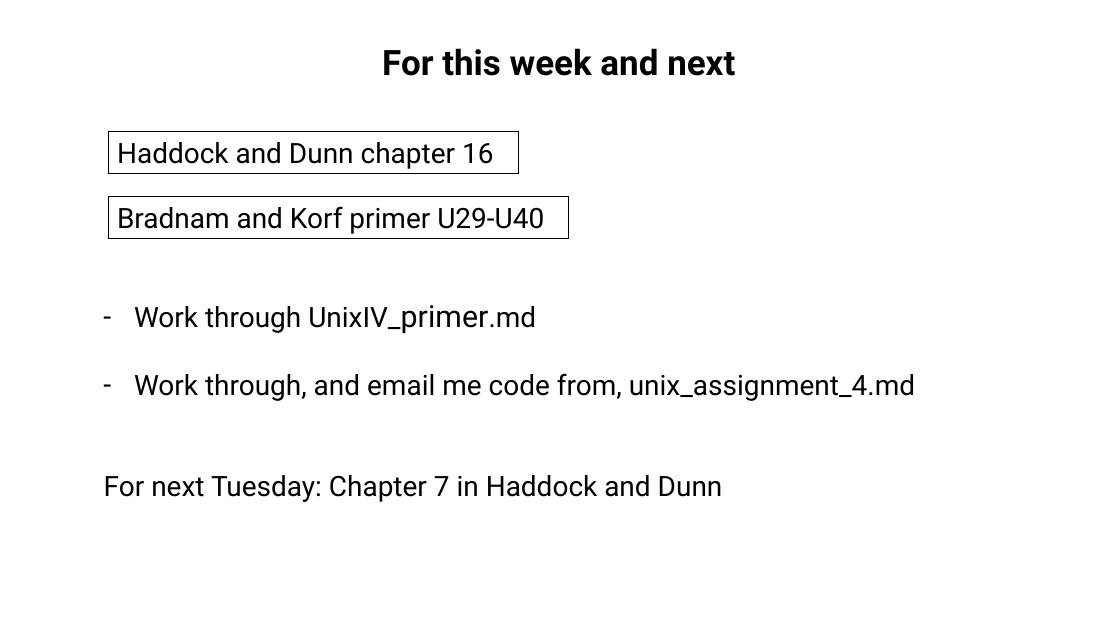
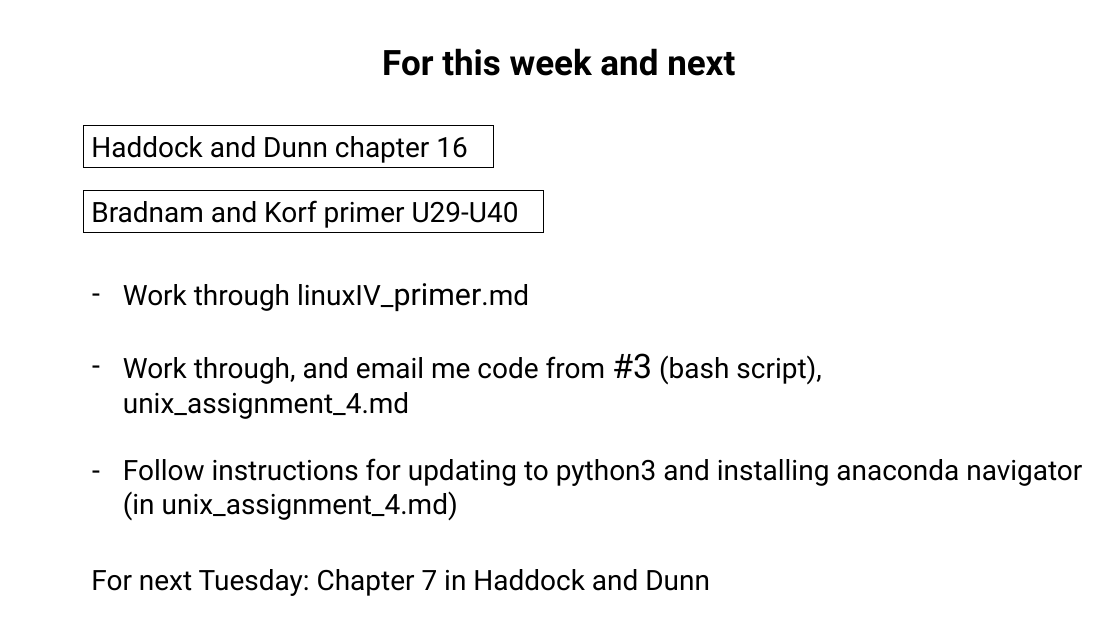
Before and after one commit to tparchman/F25_BIOL792, a slide deck: slide 19 of week4_unixIV/week4.pptx (slide 21 before the commit). Drawn at 1120x630 pixels with LibreOffice and Linux fonts; fonts in the diff are those of the drawing. Boxes give left, top, right and bottom in pixels: in the first picture for what was removed or moved away, otherwise in the second. Text is boxed around its words. In the diff, an @@ line names an element or a change of style, - is before the commit and + after.

```diff
--- a/week4_unixIV/week4.pptx
+++ b/week4_unixIV/week4.pptx
@@ rectangle "Haddock and Dunn chapter 16": place and size @@
-rectangle "Haddock and Dunn chapter 16" at box(109, 131, 519, 173)
+rectangle "Haddock and Dunn chapter 16" at box(83, 125, 493, 167)
@@ rectangle "Bradnam and Korf primer U29-U40": place and size @@
-rectangle "Bradnam and Korf primer U29-U40" at box(109, 197, 570, 239)
+rectangle "Bradnam and Korf primer U29-U40" at box(83, 191, 544, 233)
@@ text at box(123, 283, 1082, 520): text changed @@
-– Work through UnixIV_primer.md
-– Work through, and email me code from, unix_assignment_4.md
+– Work through linuxIV_primer.md
+– Work through, and email me code from #3 (bash script), unix_assignment_4.md
+– Follow instructions for updating to python3 and installing anaconda navigator (in unix_assignment_4.md)
@@ text "For next Tuesday: Chapter 7 ...": place and size @@
-text "For next Tuesday: Chapter 7 ..." at box(104, 475, 723, 502)
+text "For next Tuesday: Chapter 7 ..." at box(91, 569, 710, 596)
```
Also in this commit, not shown: 7 other slides changed, 1 slide added, 3 slides removed, 5 other files.
